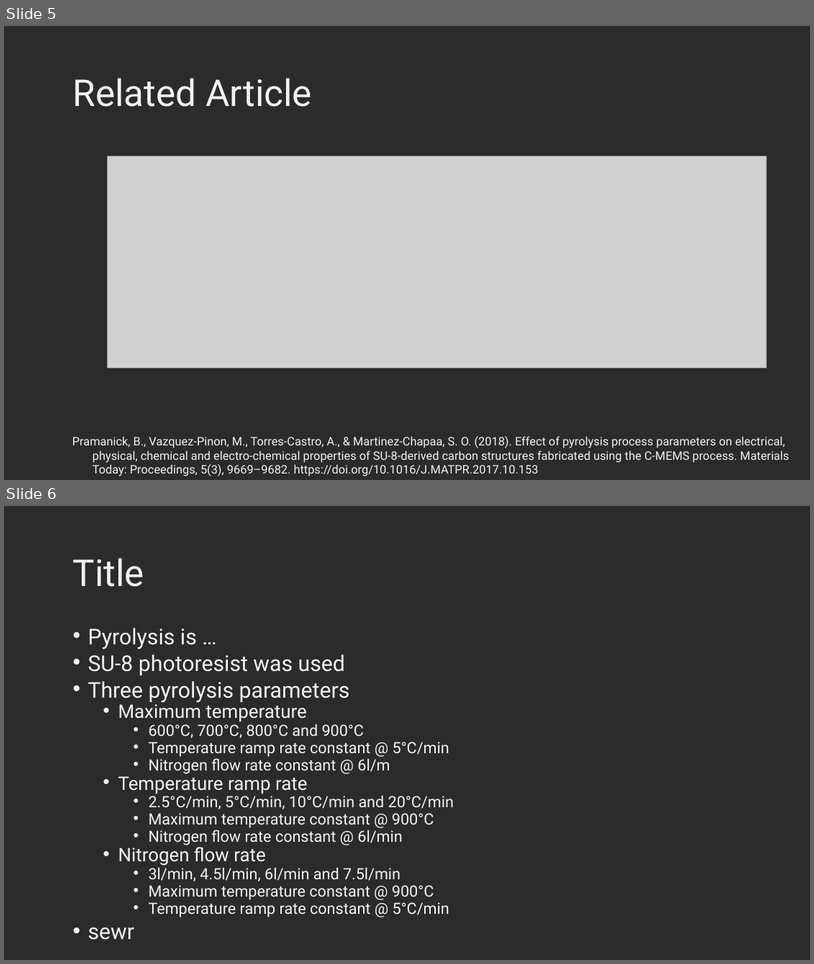
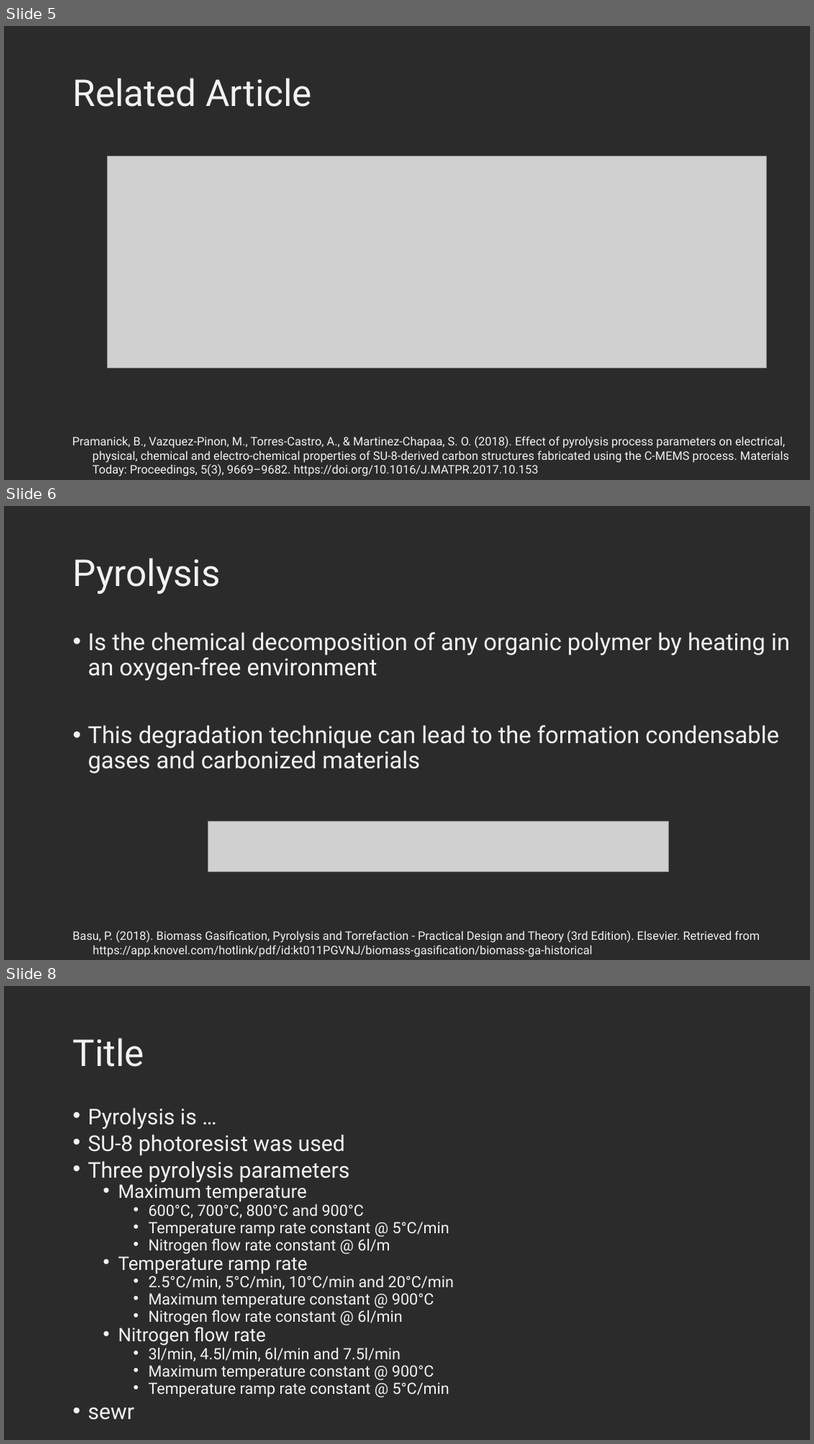
Before and after one commit to KiraSensei13/MNT_ITESM_Thesis, a slide deck: Shared_A01212611/Slides/GroupMeeting001_pyrolysisProcessParameters.pptx. Shown one above the other, each under a label of ours: slides 5 and 6 before the commit, slides 5, 6 and 8 after it; the slides between them are not shown. The pictures are 814x964 and 814x1444 pixels, drawn with LibreOffice and Linux fonts; fonts in the diff are those of the drawing; grey boxes stand for pictures; background and template pictures are left out; a plain dark background stands for a picture behind light text. Boxes give left, top, right and bottom in pixels: in the first picture for what was removed or moved away, otherwise in the second. Text is boxed around its words. In the diff, an @@ line names an element or a change of style, - is before the commit and + after.

```diff
--- a/Shared_A01212611/Slides/GroupMeeting001_pyrolysisProcessParameters.pptx
+++ b/Shared_A01212611/Slides/GroupMeeting001_pyrolysisProcessParameters.pptx
@@ slide 6 added at bbox=[4, 506, 810, 960], background picture (left out) @@
@@ title added at bbox=[73, 558, 221, 594], 44 pt, text #F2F2F2 @@
+Pyrolysis
@@ text added at bbox=[88, 632, 790, 773], 28 pt, text #F2F2F2 @@
+• Is the chemical decomposition of any organic polymer by heating in an oxygen-free environment
+• This degradation technique can lead to the formation condensable gases and carbonized materials
@@ picture added at bbox=[208, 821, 669, 871] @@
@@ text added at bbox=[72, 930, 760, 957], 14 pt, text #F2F2F2 @@
+Basu, P. (2018). Biomass Gasification, Pyrolysis and Torrefaction - Practical Design and Theory (3rd Edition). Elsevier. Retrieved from https://app.knovel.com/hotlink/pdf/id:kt011PGVNJ/biomass-gasification/biomass-ga-historical
@@ what was slide 6 is now slide 8 @@
```
Also in this commit, not shown: 2 slides changed, 5 other slides added, 2 other files.
